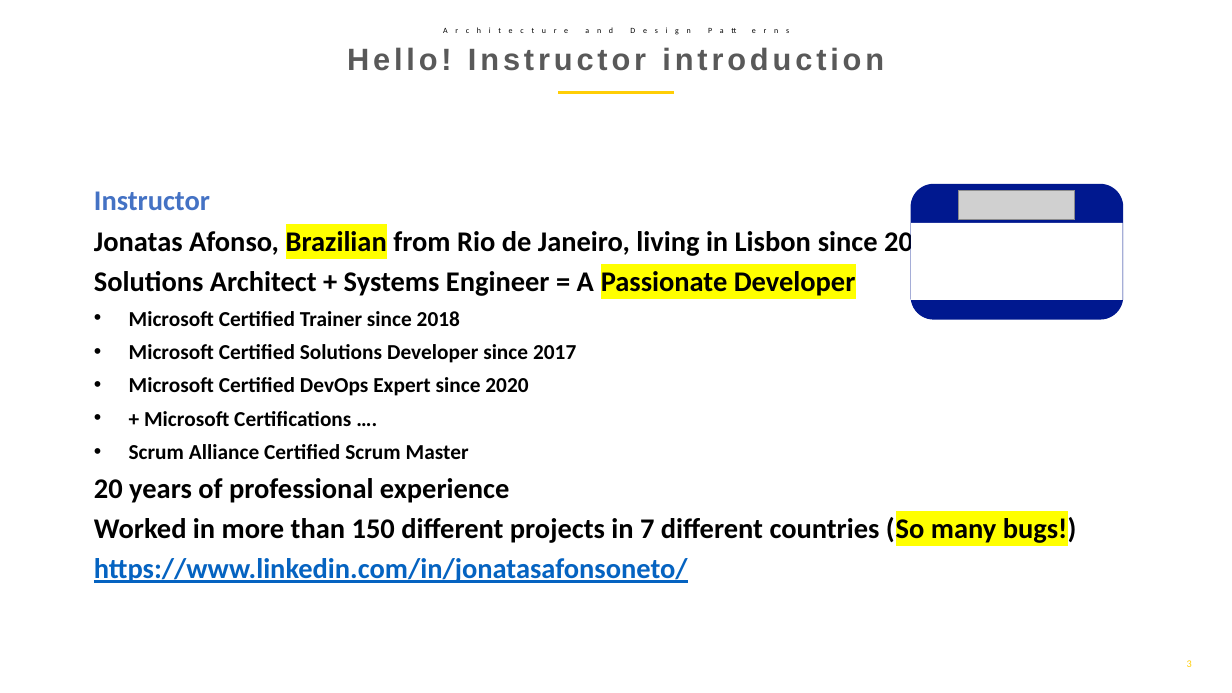
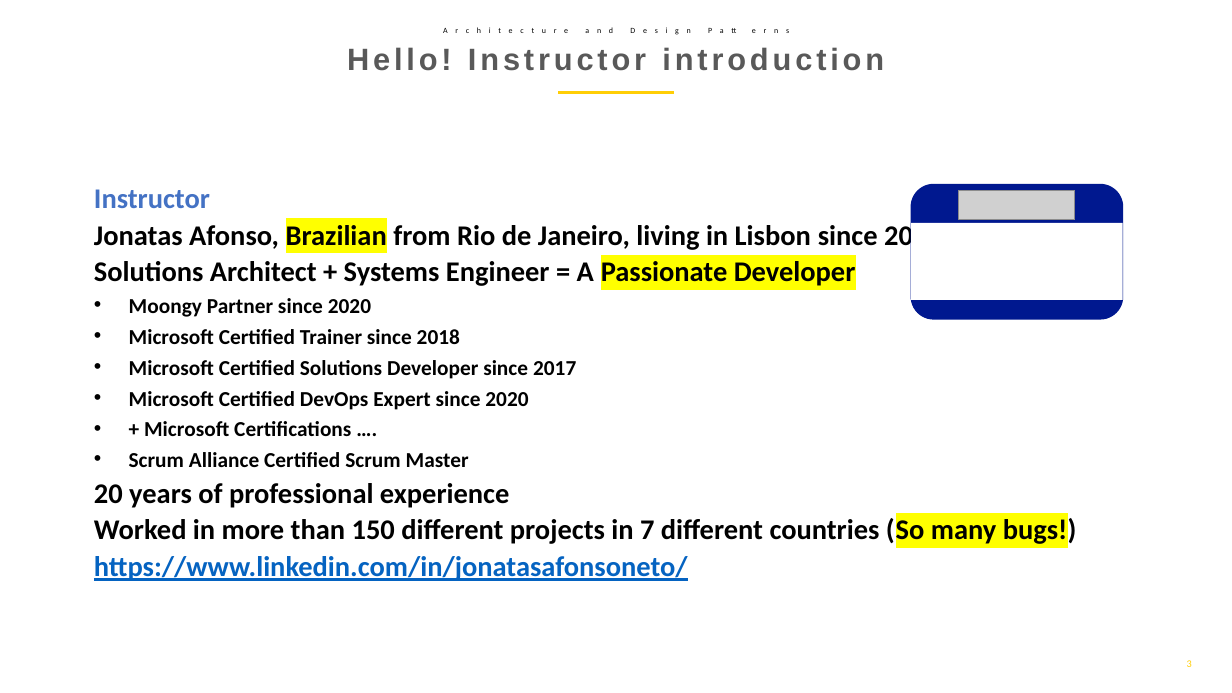
Before and after one commit to MoongyProjetos/architecture-and-design-patterns, a slide deck: slide 4 of Documentação/PPTs/ArchitectureDesignPatterns_00.pptx. Drawn at 1232x693 pixels with LibreOffice and Linux fonts; fonts in the diff are those of the drawing; grey boxes stand for pictures; background and template pictures are left out. Boxes give left, top, right and bottom in pixels: in the first picture for what was removed or moved away, otherwise in the second. Text is boxed around its words. In the diff, an @@ line names an element or a change of style, - is before the commit and + after.

Commit message:
Update ArchitectureDesignPatterns_00.pptx with new content

```diff
--- a/Documentação/PPTs/ArchitectureDesignPatterns_00.pptx
+++ b/Documentação/PPTs/ArchitectureDesignPatterns_00.pptx
@@ text at [94,189,1077,581]: line spacing 0.8 to 0.7 @@
@@ text at [129,298,371,317]: paragraph added @@
+• Moongy Partner since 2020
```
Also in this commit, not shown: 4 other slides changed.
